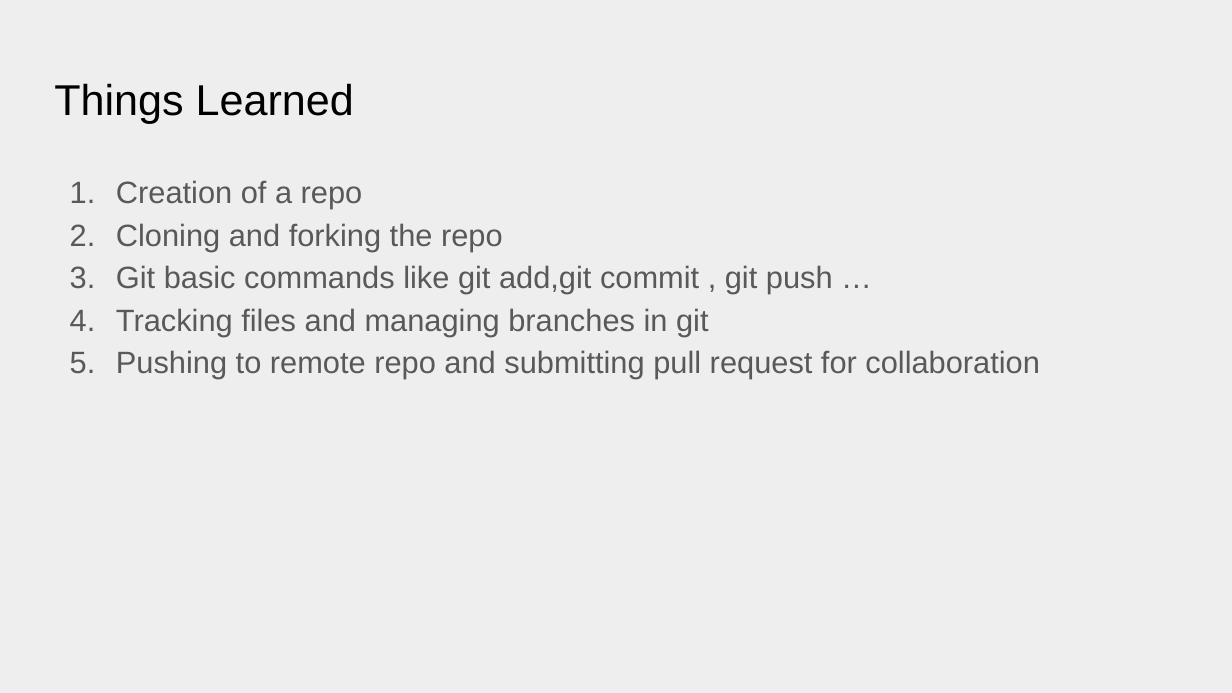
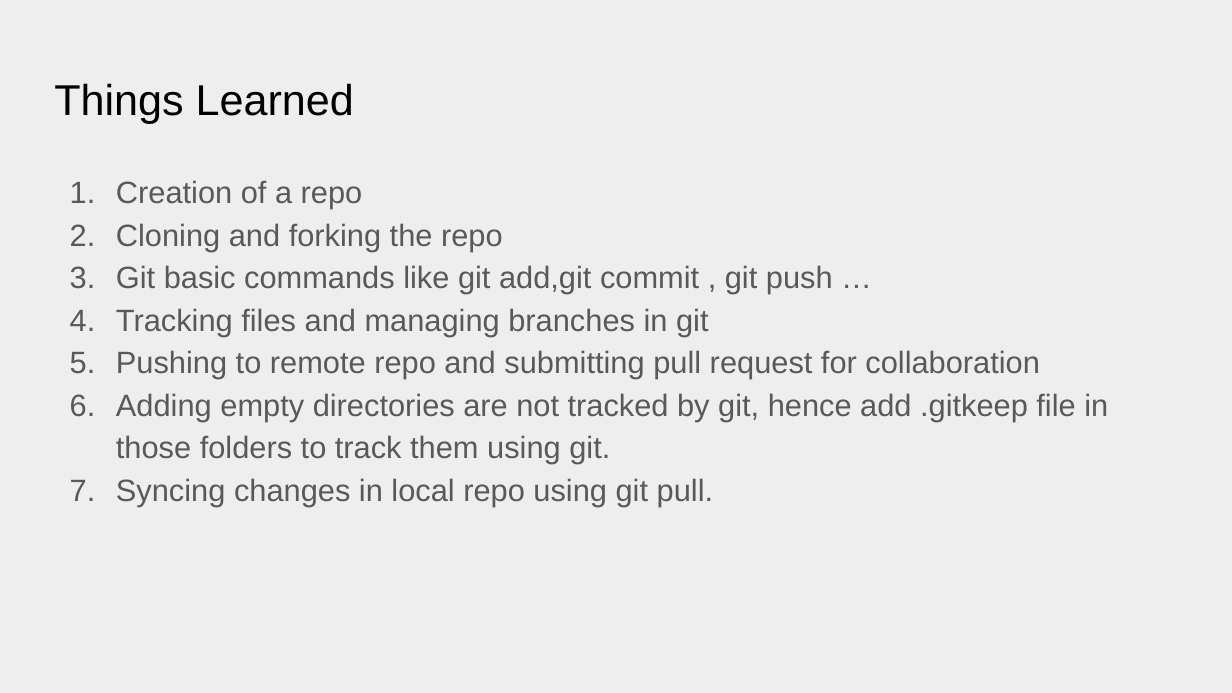
Before and after one commit to sajanjktech/git_assignment, a slide deck: slide 7 of Team_MCA.pptx. Drawn at 1232x693 pixels with LibreOffice and Linux fonts; fonts in the diff are those of the drawing. Boxes give left, top, right and bottom in pixels: in the first picture for what was removed or moved away, otherwise in the second. Text is boxed around its words. In the diff, an @@ line names an element or a change of style, - is before the commit and + after.

Commit message:
update in ppt

```diff
--- a/Team_MCA.pptx
+++ b/Team_MCA.pptx
@@ text at <box>116,393,1108,506</box>: paragraphs added @@
+6. Adding empty directories are not tracked by git, hence add .gitkeep file in those folders to track them using git.
+7. Syncing changes in local repo using git pull.
```
Also in this commit, not shown: 1 other slide changed.
